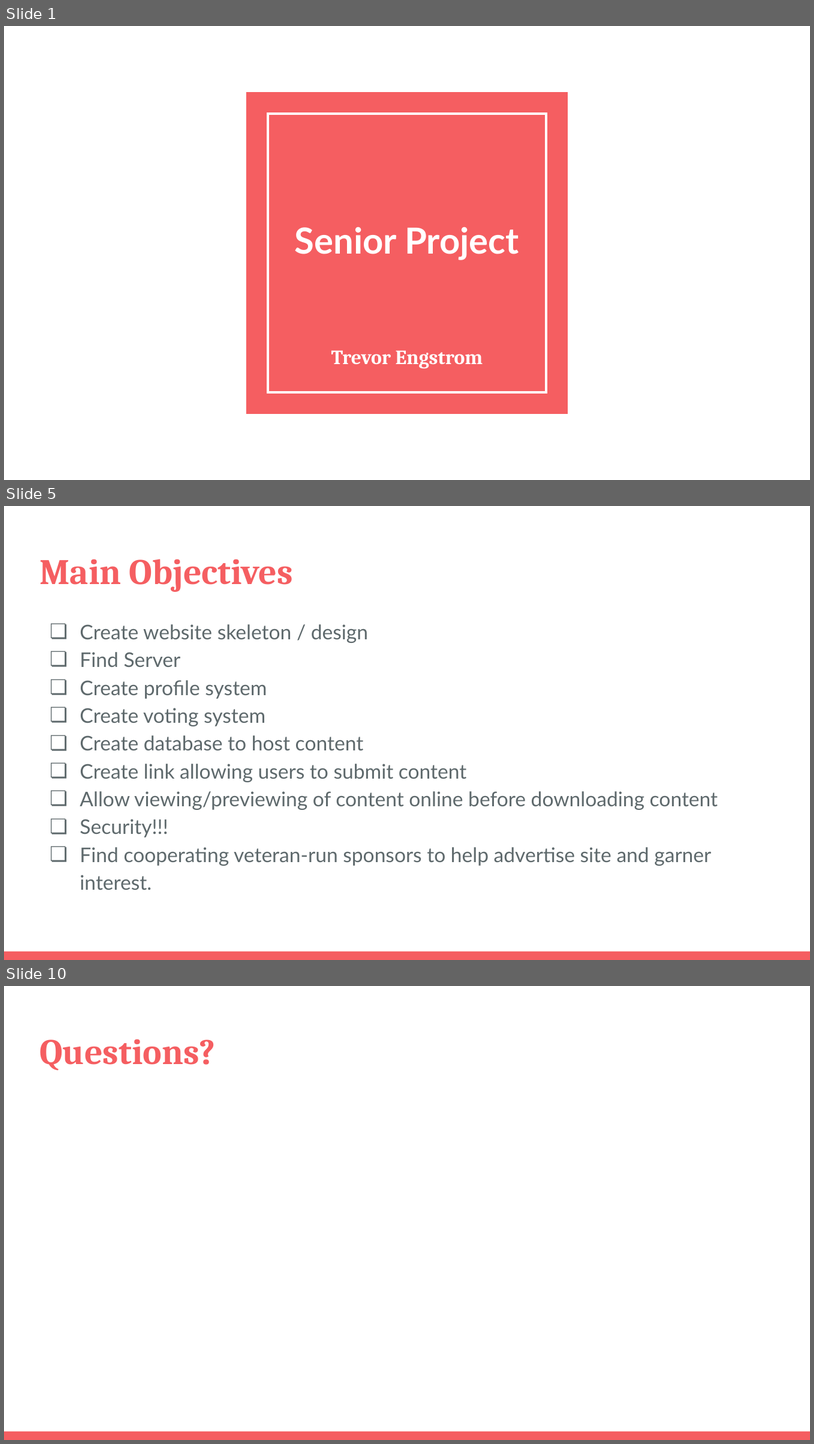
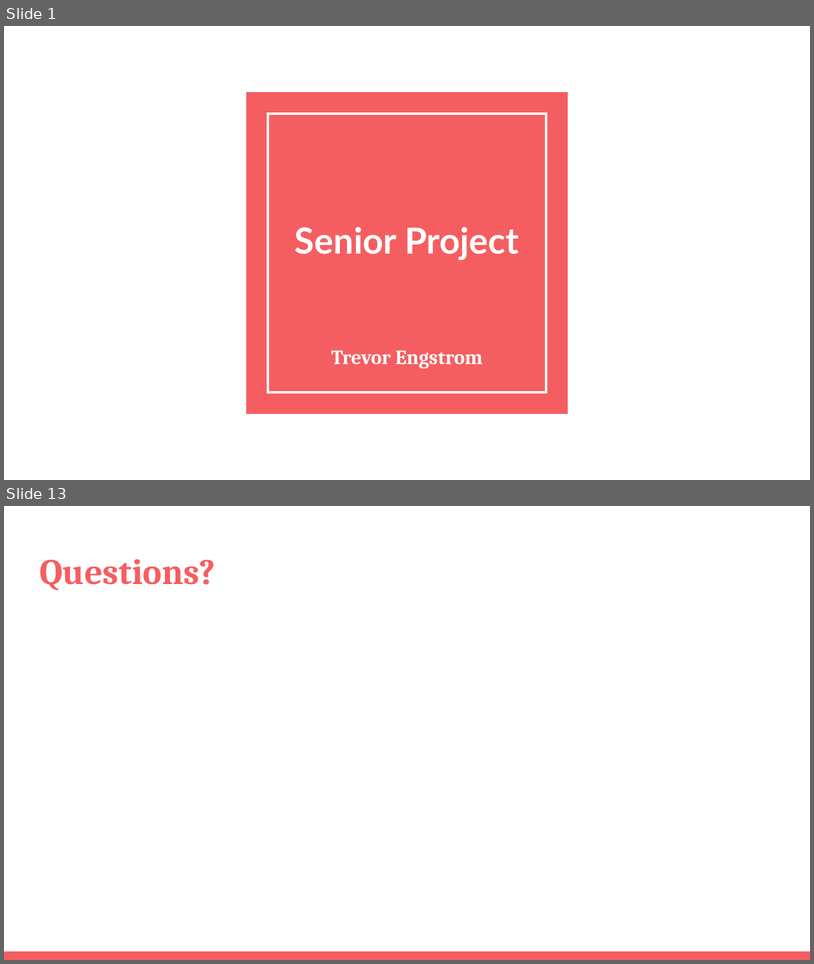
Before and after one commit to trevorengstrom/SeniorProject, a slide deck: Senior Project.pptx. Shown one above the other, each under a label of ours: slides 1, 5 and 10 before the commit, slides 1 and 13 after it; the slides between them are not shown. The pictures are 814x1444 and 814x964 pixels, drawn with LibreOffice and Linux fonts; fonts in the diff are those of the drawing. Boxes give left, top, right and bottom in pixels: in the first picture for what was removed or moved away, otherwise in the second. Text is boxed around its words. In the diff, an @@ line names an element or a change of style, - is before the commit and + after.

```diff
--- a/Senior Project.pptx
+++ b/Senior Project.pptx
@@ slide 5 removed at bbox=[4, 506, 810, 960], background #FFFFFF; not listed: 1 template element that a slide beside it also shows @@
@@ title removed at bbox=[39, 559, 293, 592] @@
-Main Objectives
@@ text removed at bbox=[80, 624, 719, 889] @@
-❏ Create website skeleton / design
-❏ Find Server
-❏ Create profile system
-❏ Create voting system
-❏ Create database to host content
-❏ Create link allowing users to submit content
-❏ Allow viewing/previewing of content online before downloading content
-❏ Security!!!
-❏ Find cooperating veteran-run sponsors to help advertise site and garner interest.
@@ what was slide 10 is now slide 13 @@
```
Also in this commit, not shown: 11 slides added, 7 other slides removed.
